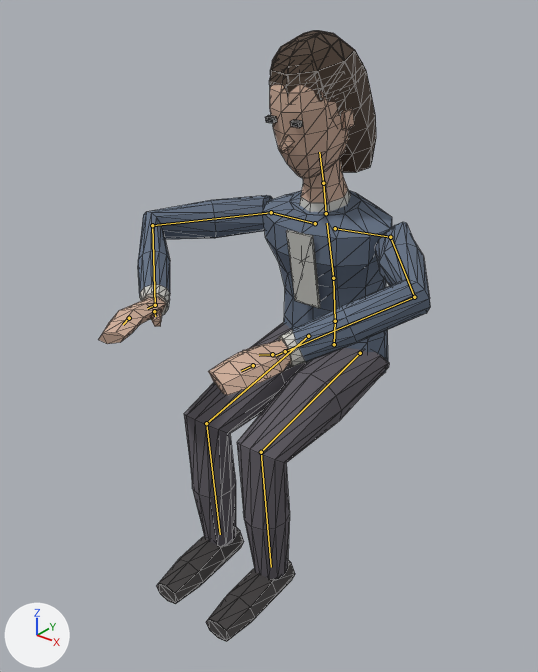
The glTF model assets/models/characters/player.glb: old version first, new version second.
Both versions are drawn from a camera (50 mm lens) standing at (1.007, -1.575, 1.457) and looking at (-0.007, -0.307, 0.67). The lights are fixed; the arrows at lower left show +X, +Y and +Z. The picture after the commit comes second. Both versions are drawn at frame 52 of the action 'sit_nervous'; the numbers are the values there. The bones that change, and the others that lie on the model, are drawn over the model as lines. Mesh edges are drawn as thin lines.

In view in the first picture: 'Body', 'Hair_Bald', 'Hair_Long' and 1 more.
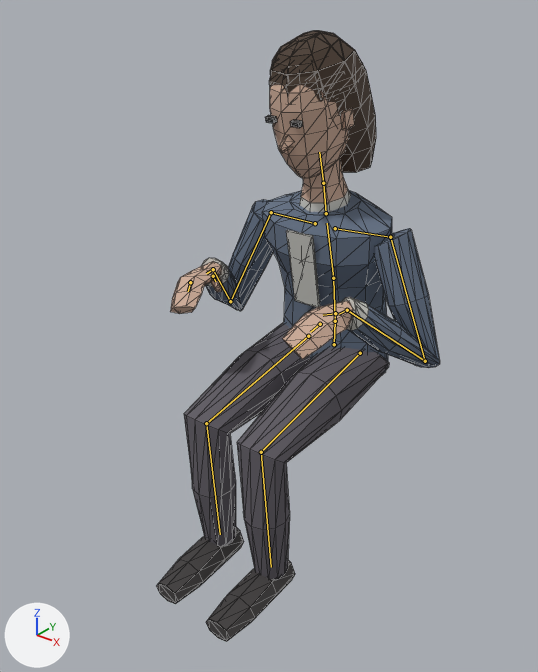
The change in detail:
Bone 'UpperArm.L' (bone_upperarm_l) turns from (51, 3, 73) to (16, 2, -6) degrees about its own x, y and z.
Bone 'Forearm.L' (bone_forearm_l) turns from (70, 0, 0) to (119, 0, 0) degrees about its own x, y and z.
Bone 'Hand.L' (bone_hand_l) turns from (-46, -6, 36) to (-65, 27, -42) degrees about its own x, y and z.
Bone 'Fingers.L' (bone_fingers_l) turns from (0, 0, -16) to (0, 0, -36) degrees about its own x, y and z.
Bone 'Thumb.L' (bone_thumb_l) turns from (0, 0, -6) to (0, 0, -14) degrees about its own x, y and z.
Bone 'UpperArm.R' (bone_upperarm_r) turns from (50, -2, -78) to (18, -1, 2) degrees about its own x, y and z.
Bone 'Forearm.R' (bone_forearm_r) turns from (71, 0, 0) to (120, 0, 0) degrees about its own x, y and z.
Bone 'Hand.R' (bone_hand_r) turns from (-46, 7, -36) to (-66, -25, 42) degrees about its own x, y and z.
Bone 'Fingers.R' (bone_fingers_r) turns from (0, 0, 14) to (0, 0, 34) degrees about its own x, y and z.
Bone 'Thumb.R' (bone_thumb_r) turns from (0, 0, 6) to (0, 0, 14) degrees about its own x, y and z.

Boxes (x1, y1, x2, y2) around the edits, measured in the pictures (538 x 672 px):
'Body', posed (14% narrower)
    before: (98, 84, 430, 642)
    after: (156, 84, 440, 642)
bone 'UpperArm.L', root to tip
    before: (390, 237) to (414, 297)
    after: (390, 237) to (425, 361)
bone 'Forearm.L', root to tip
    before: (414, 297) to (285, 351)
    after: (425, 361) to (347, 310)
bone 'Hand.L', root to tip
    before: (285, 351) to (276, 355)
    after: (347, 310) to (339, 314)
bone 'Fingers.L', root to tip
    before: (253, 365) to (241, 371)
    after: (320, 324) to (310, 332)
bone 'Thumb.L', root to tip
    before: (272, 354) to (259, 355)
    after: (335, 313) to (323, 315)
bone 'UpperArm.R', root to tip
    before: (271, 212) to (152, 225)
    after: (271, 212) to (230, 301)
bone 'Forearm.R', root to tip
    before: (152, 225) to (155, 305)
    after: (230, 301) to (213, 269)
bone 'Hand.R', root to tip
    before: (155, 305) to (147, 308)
    after: (213, 269) to (206, 273)
bone 'Fingers.R', root to tip
    before: (129, 318) to (123, 324)
    after: (190, 282) to (188, 291)
bone 'Thumb.R', root to tip
    before: (154, 311) to (155, 316)
    after: (213, 276) to (215, 281)
